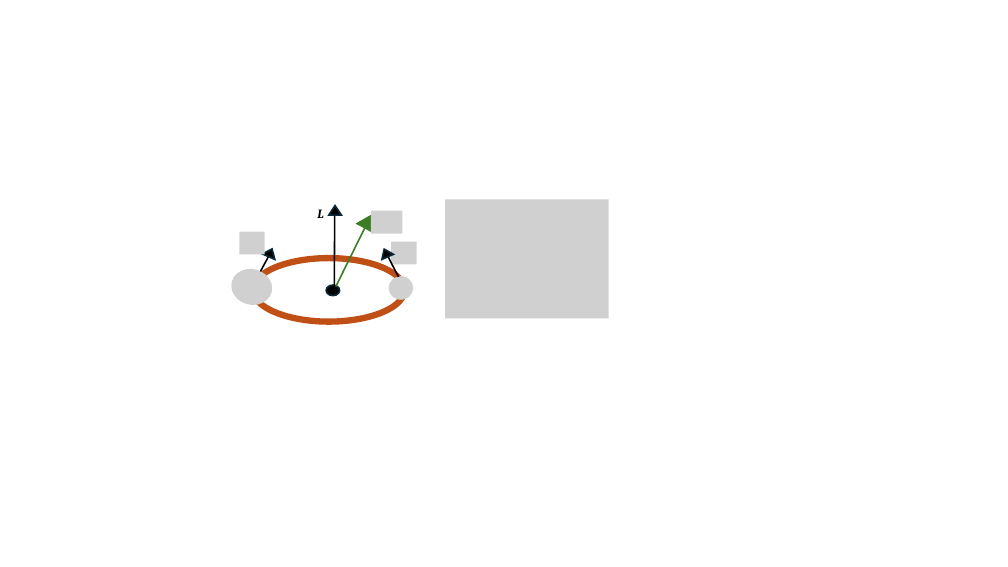
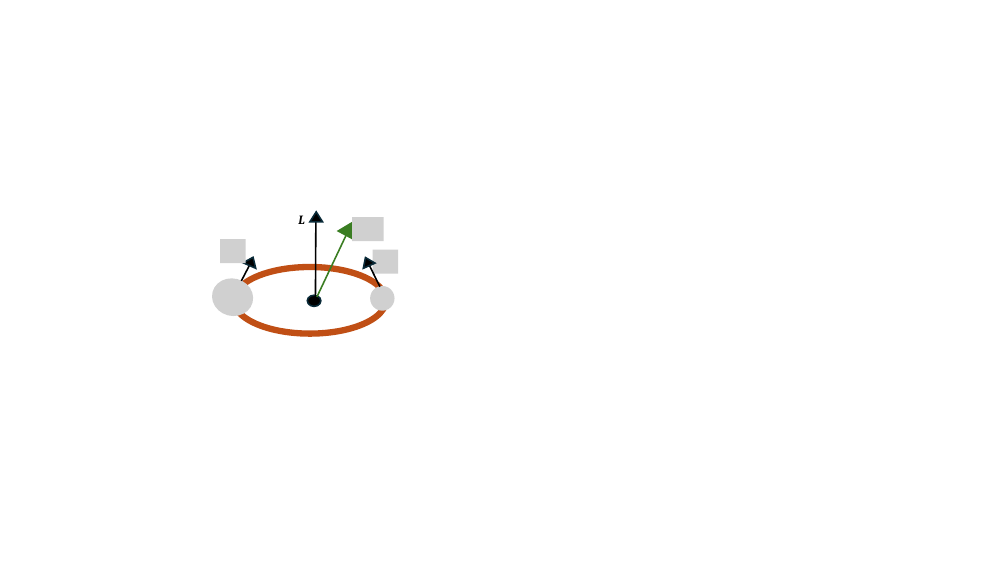
Before and after one commit to seanwhite674/FinalYearProject, a slide deck: slide 1 of Poster/GR diagram.pptx. Drawn at 1008x567 pixels with LibreOffice and Linux fonts; fonts in the diff are those of the drawing; grey boxes stand for pictures. Boxes give left, top, right and bottom in pixels: in the first picture for what was removed or moved away, otherwise in the second. Text is boxed around its words. In the diff, an @@ line names an element or a change of style, - is before the commit and + after.

```diff
--- a/Poster/GR diagram.pptx
+++ b/Poster/GR diagram.pptx
@@ picture removed at <box>445,200,609,319</box> @@
@@ 2 flow chart extracts, 2 lines, 1 picture, 1 text: place and size @@
-2 flow chart extracts, 2 lines, 1 picture, 1 text at <box>317,206,403,289</box>
+2 flow chart extracts, 2 lines, 1 picture, 1 text at <box>298,212,384,299</box>
@@ 4 pictures, 2 flow chart extracts, 2 ellipses, 2 lines: place and size @@
-4 pictures, 2 flow chart extracts, 2 ellipses, 2 lines at <box>228,231,417,321</box>
+4 pictures, 2 flow chart extracts, 2 ellipses, 2 lines at <box>208,239,399,333</box>
```
Also in this commit, not shown: 14 other files.
